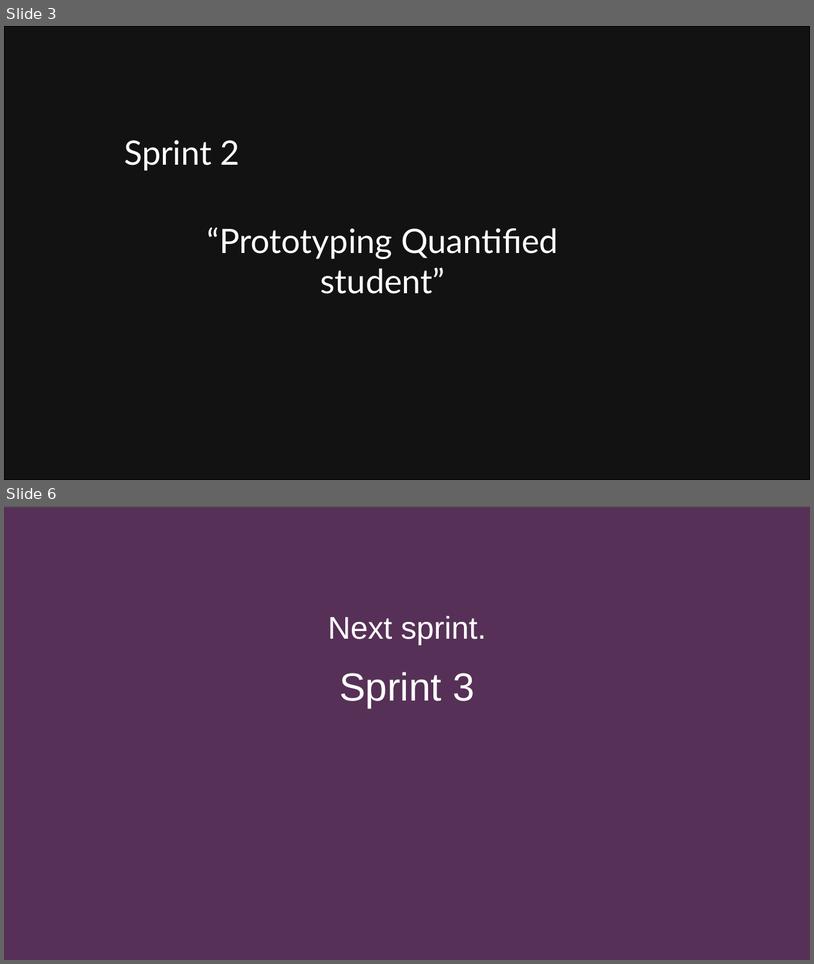
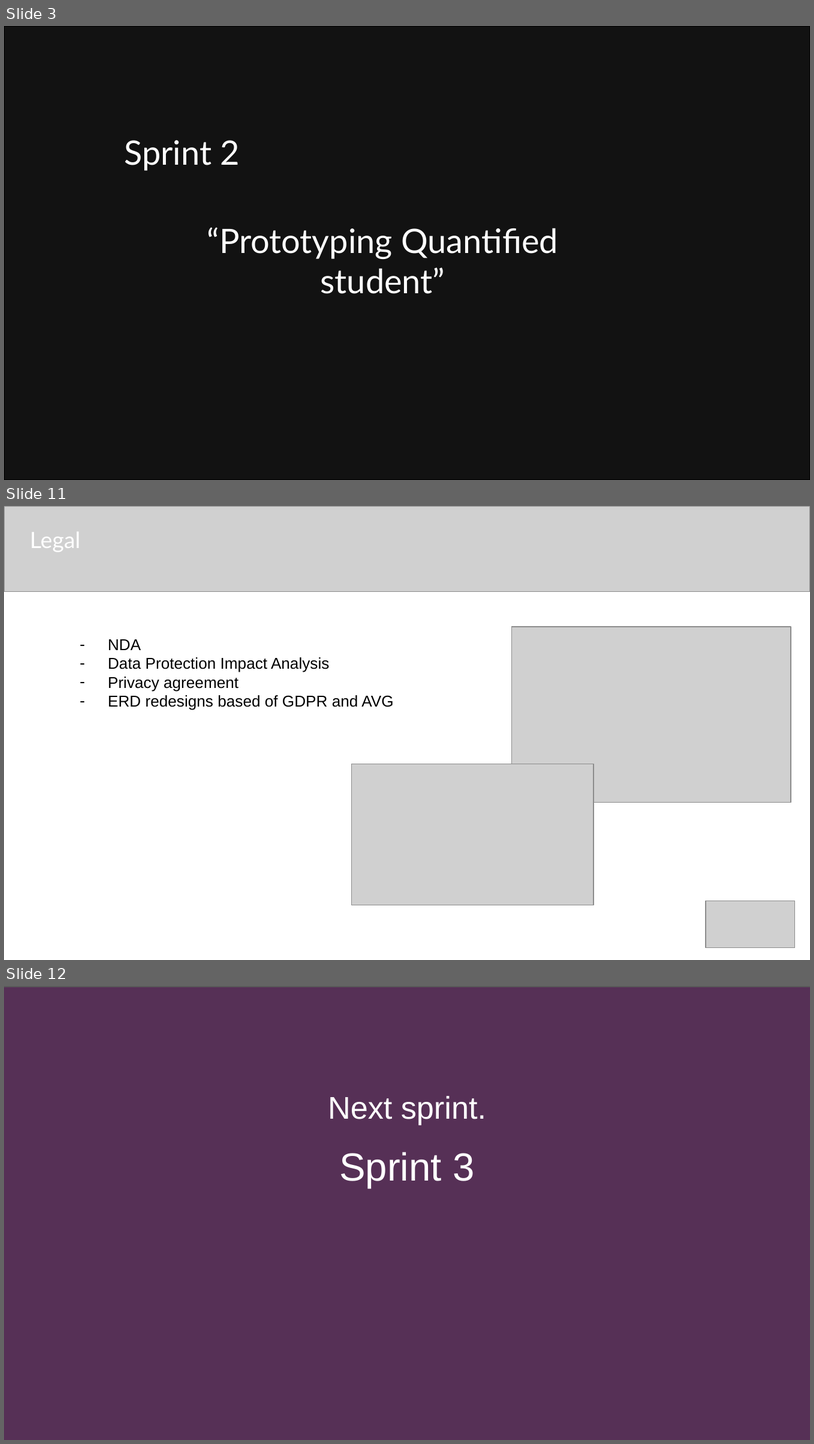
Before and after one commit to quantifiedstudent/QS-Docs, a slide deck: QS - Sprint 2 delivery 8-6-2022.pptx. Shown one above the other, each under a label of ours: slides 3 and 6 before the commit, slides 3, 11 and 12 after it; the slides between them are not shown. The pictures are 814x964 and 814x1444 pixels, drawn with LibreOffice and Linux fonts; fonts in the diff are those of the drawing; grey boxes stand for pictures; background and template pictures are left out; a plain dark background stands for a picture behind light text. Boxes give left, top, right and bottom in pixels: in the first picture for what was removed or moved away, otherwise in the second. Text is boxed around its words. In the diff, an @@ line names an element or a change of style, - is before the commit and + after.

```diff
--- a/QS - Sprint 2 delivery 8-6-2022.pptx
+++ b/QS - Sprint 2 delivery 8-6-2022.pptx
@@ slide 11 added at [4,506,810,960], background #FFFFFF @@
@@ picture added at [4,506,810,591] @@
@@ text added at [30,532,80,552], 20 pt, text #FFFFFF @@
+Legal
@@ picture added at [512,627,791,803] @@
@@ text added at [108,639,393,710], 14 pt, text #000000 @@
+– NDA
+– Data Protection Impact Analysis
+– Privacy agreement
+– ERD redesigns based of GDPR and AVG
@@ picture added at [351,763,593,904] @@
@@ picture added at [707,900,796,947] @@
@@ what was slide 6 is now slide 12 @@
```
Also in this commit, not shown: 4 slides changed, 7 other slides added, 2 slides removed, 26 other files.
